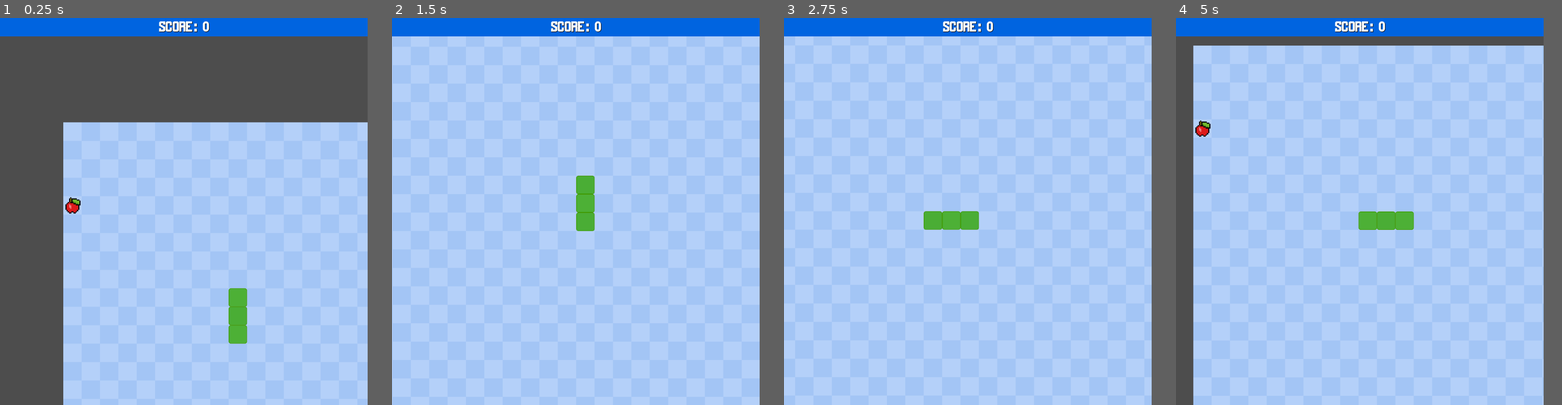
Above: before the commit, frames 1-4 (left to right).
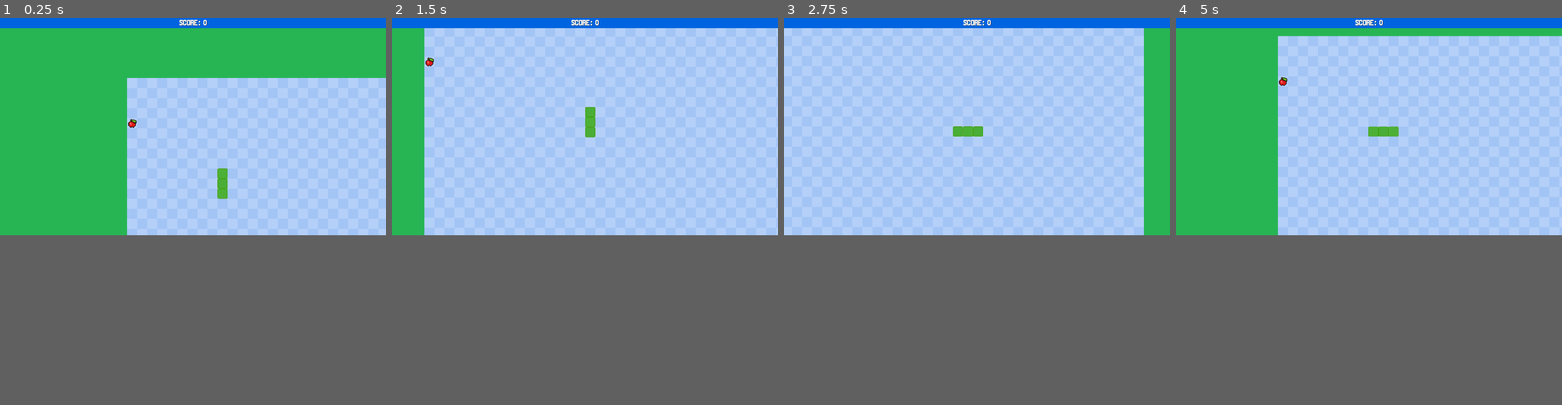
Above: after the commit, the same moments.

Repository: verbrannter-toast/FangOrFall
Game: Godot game, scene res://Scenes/GameElements/main.tscn
The game is run twice, just before and just after one commit, with the same random seed, the same clock (stepped at 60 frames per second) and the same inputs.
Inputs:
- Up to frame 1 (0.25 s): no input
- Up to frame 2 (1.5 s): hold D (move_right) 0.53-1.28 s; hold S (move_down) from 1.28 s (still down)
- Up to frame 3 (2.75 s): release S (move_down) at 2.03 s; hold D (move_right) from 2.03 s (still down)
- Up to frame 4 (5 s): release D (move_right) at 2.78 s; hold W (move_up) 2.78-3.53 s; hold A (move_left) from 3.53 s (still down)
In our replay, the window is 761x800 before the commit and 799x449 after it. These sizes can differ from the game's own. Grey fills any space a smaller window leaves; there, only what the larger window draws over its background counts as a difference.

The runs differ from the first frame. In frame 1, 42% of the frame differs, in the area x 0-100%, y 0-100%; in frame 2, 7.6%; in frame 3, 4.3%; in frame 4, 21%.

Commit message:
Screen size adjustment
Also a different background colour

Diff:
--- a/fang-or-fall/Scenes/GameElements/game_over_menu.tscn
+++ b/fang-or-fall/Scenes/GameElements/game_over_menu.tscn
@@ -53,10 +53,10 @@
 vertical_alignment = 1
 
 [node name="RestartButton" type="Button" parent="."]
-offset_left = 375.0
-offset_top = 545.0
-offset_right = 625.0
-offset_bottom = 608.0
+offset_left = 832.0
+offset_top = 552.0
+offset_right = 1082.0
+offset_bottom = 615.0
 theme_override_fonts/font = ExtResource("1_4cjqx")
 theme_override_font_sizes/font_size = 50
 theme_override_styles/hover = SubResource("StyleBoxFlat_l65v3")
--- a/fang-or-fall/project.godot
+++ b/fang-or-fall/project.godot
@@ -17,8 +17,8 @@
 
 [display]
 
-window/size/viewport_width=1000
-window/size/viewport_height=1050
+window/size/viewport_width=1920
+window/size/viewport_height=1080
 
 [input]
 
@@ -42,3 +42,7 @@
 "events": [Object(InputEventKey,"resource_local_to_scene":false,"resource_name":"","device":-1,"window_id":0,"alt_press …(192 unchanged characters)…
 ]
 }
+
+[rendering]
+
+environment/defaults/default_clear_color=Color(0.152941, 0.709804, 0.329412, 1)
